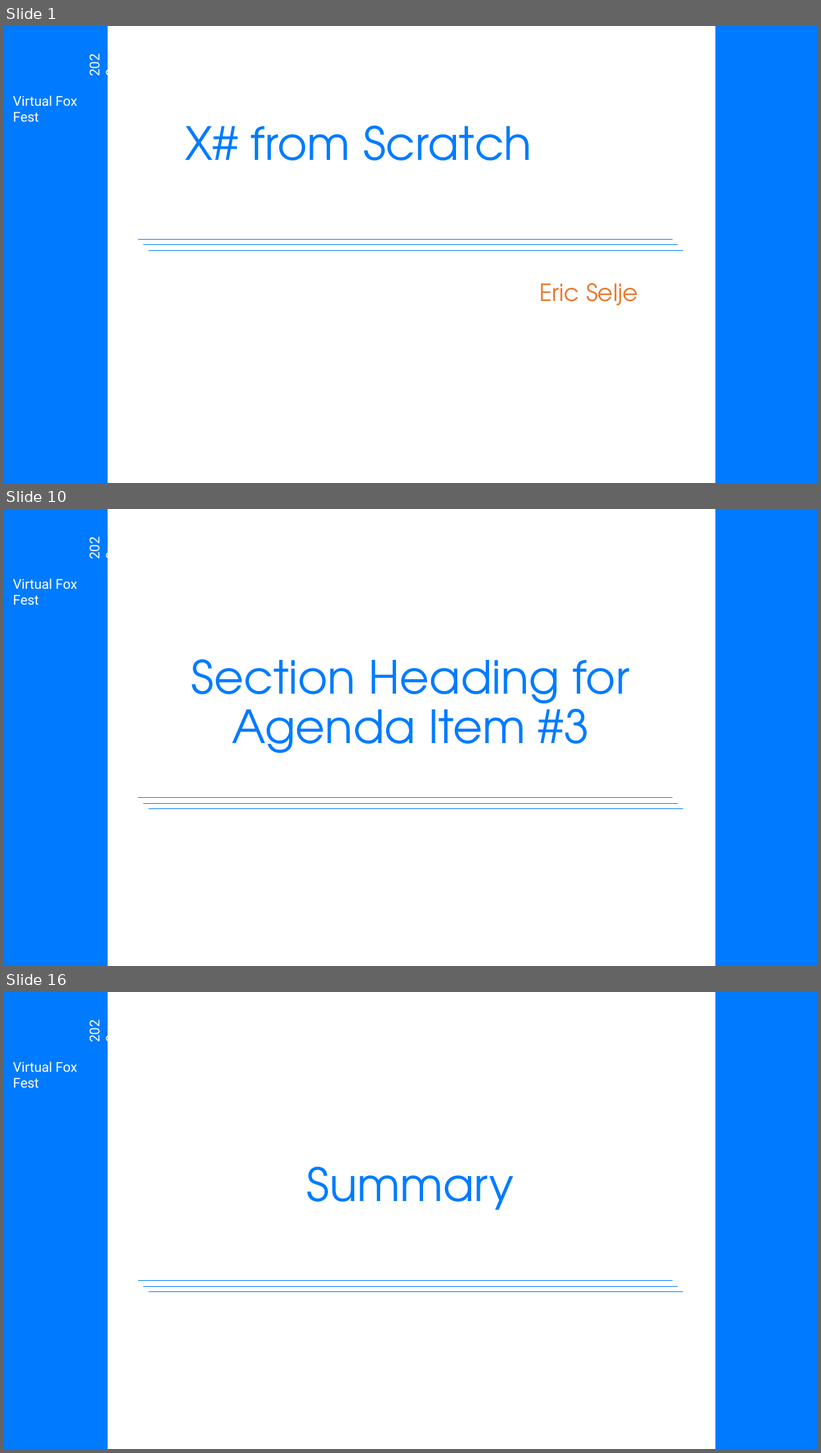
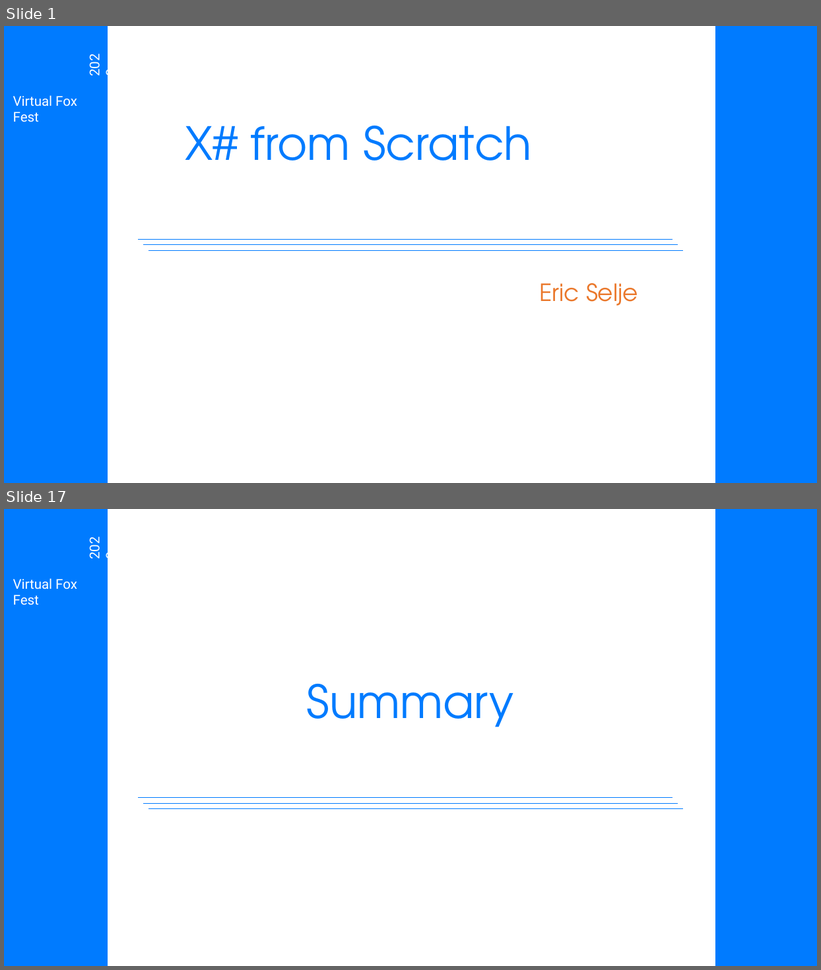
Before and after one commit to eselje/XToDos, a slide deck: Docs/Selje_XSharpFromScratch_Slides.pptx. Shown one above the other, each under a label of ours: slides 1, 10 and 16 before the commit, slides 1 and 17 after it; the slides between them are not shown. The pictures are 821x1453 and 821x970 pixels, drawn with LibreOffice and Linux fonts; fonts in the diff are those of the drawing; background and template pictures are left out. Boxes give left, top, right and bottom in pixels: in the first picture for what was removed or moved away, otherwise in the second. Text is boxed around its words. In the diff, an @@ line names an element or a change of style, - is before the commit and + after.

```diff
--- a/Docs/Selje_XSharpFromScratch_Slides.pptx
+++ b/Docs/Selje_XSharpFromScratch_Slides.pptx
@@ slide 10 removed at bbox=[4, 509, 817, 966], background #FFFFFF; not listed: 7 template elements that a slide beside it also shows @@
@@ title removed at bbox=[191, 659, 630, 753] @@
-Section Heading for Agenda Item #3
@@ what was slide 16 is now slide 17 @@
```
Also in this commit, not shown: 9 slides changed, 9 slides added, 7 other slides removed, 3 other files.
